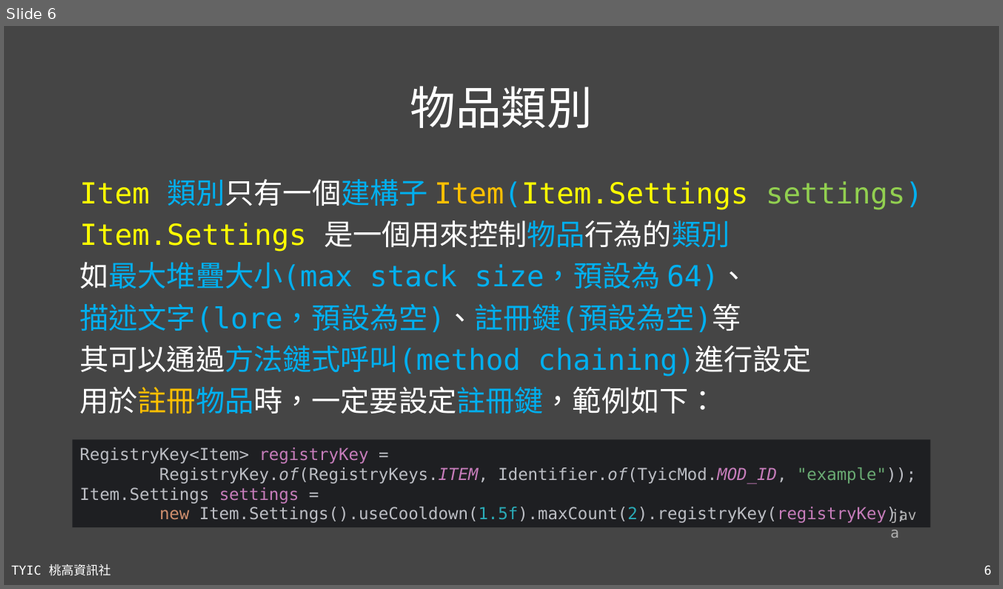
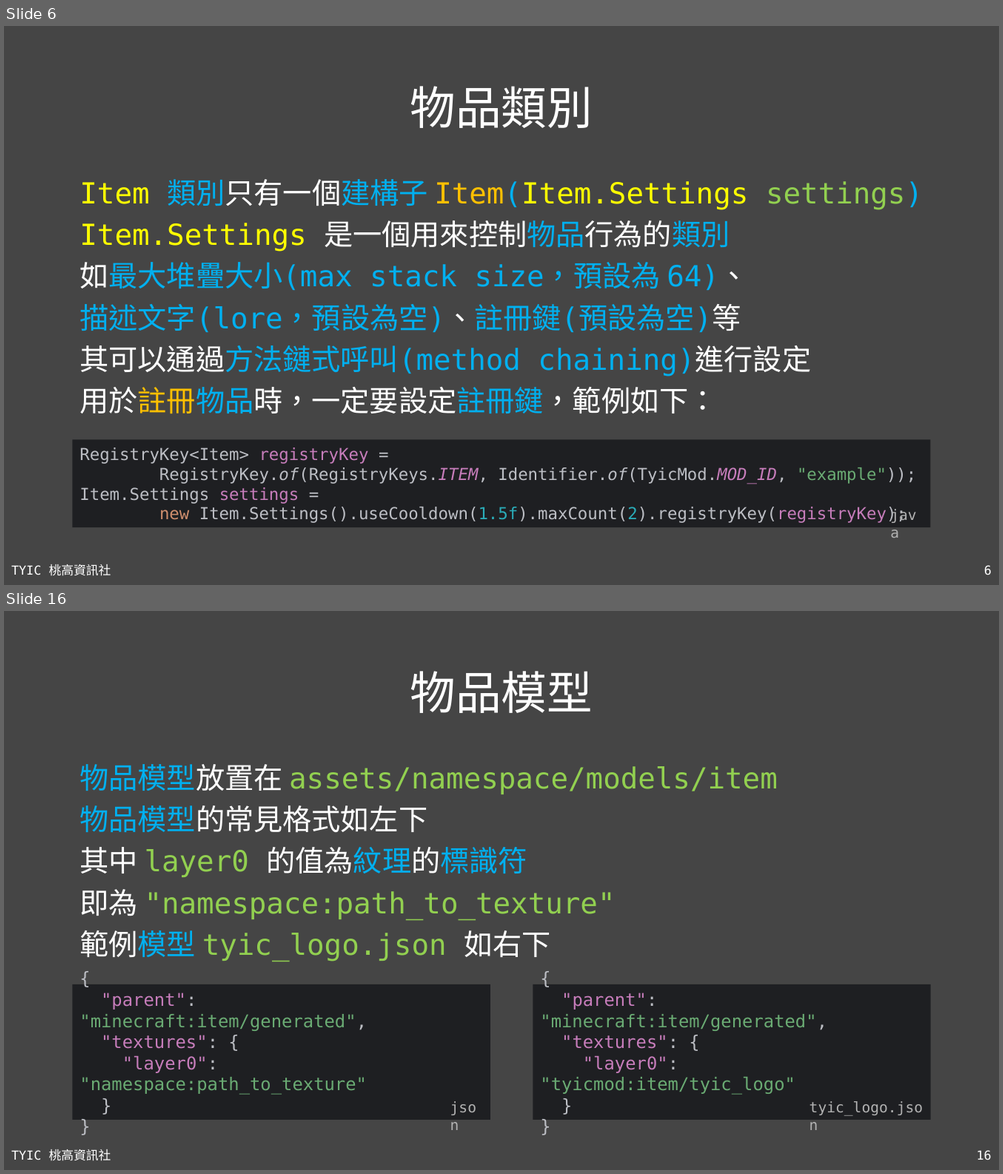
Before and after one commit to TYSHIC/slides, a slide deck: ppt/51_Java 專案：物品.pptx. Shown one above the other, each under a label of ours: slide 6 before the commit, slides 6 and 16 after it; the slides between them are not shown. The pictures are 1003x589 and 1003x1174 pixels, drawn with LibreOffice and Linux fonts; fonts in the diff are those of the drawing. Boxes give left, top, right and bottom in pixels: in the first picture for what was removed or moved away, otherwise in the second. Text is boxed around its words. In the diff, an @@ line names an element or a change of style, - is before the commit and + after.

```diff
--- a/ppt/51_Java 專案：物品.pptx
+++ b/ppt/51_Java 專案：物品.pptx
@@ slide 16 added at bbox=[4, 611, 999, 1170], background #454545; not listed: 2 template elements that a slide beside it also shows @@
@@ title added at bbox=[410, 671, 593, 713], 44 pt, text #FFFFFF @@
+物品模型
@@ text added at bbox=[79, 764, 777, 962], 28 pt, text #92D050 @@
+物品模型放置在 assets/namespace/models/item
+物品模型的常見格式如左下
+其中 layer0 的值為紋理的標識符
+即為 "namespace:path_to_texture"
+範例模型 tyic_logo.json 如右下
@@ rectangle added at bbox=[73, 985, 490, 1121], fill #1E1F22, 17 pt, text #6AAB73 @@
+{
+"parent": "minecraft:item/generated",
+"textures": {
+"layer0": "namespace:path_to_texture"
+}
+}
@@ rectangle added at bbox=[533, 985, 930, 1121], fill #1E1F22, 17 pt, text #6AAB73 @@
+{
+"parent": "minecraft:item/generated",
+"textures": {
+"layer0": "tyicmod:item/tyic_logo"
+}
+}
@@ text added at bbox=[443, 1095, 490, 1121], 14 pt, text #B2B2B2 @@
+json
@@ text added at bbox=[809, 1102, 922, 1116], 14 pt, text #B2B2B2 @@
+tyic_logo.json
```
Also in this commit, not shown: 3 slides changed, 18 other slides added, 16 other files.
